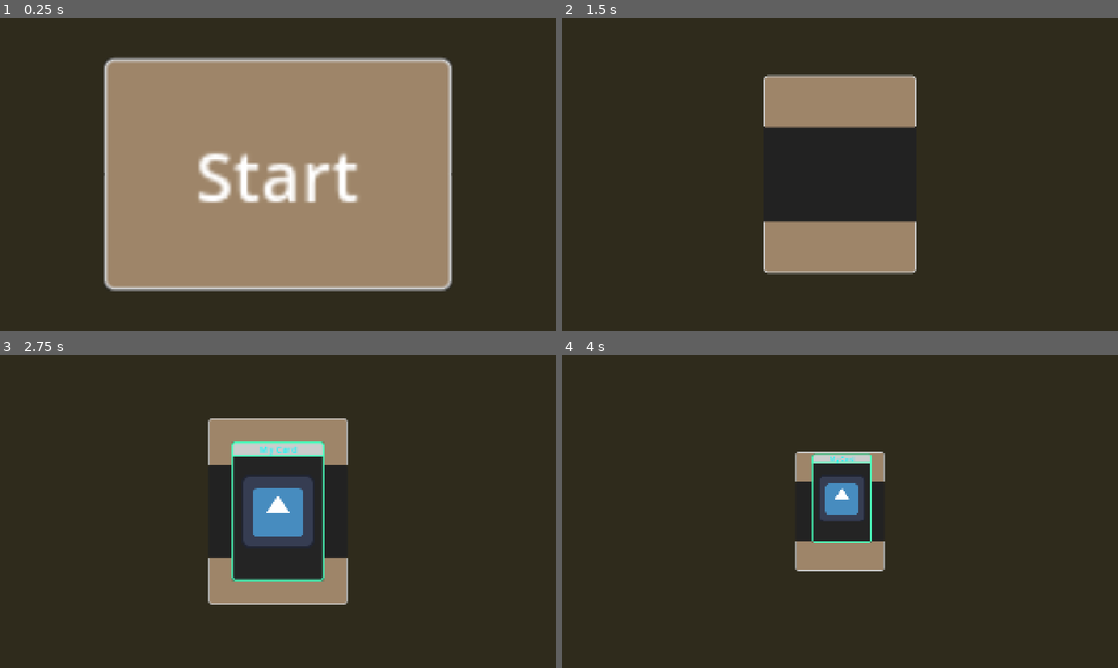
Above: before the commit, frames 1-4 (two rows, left to right).
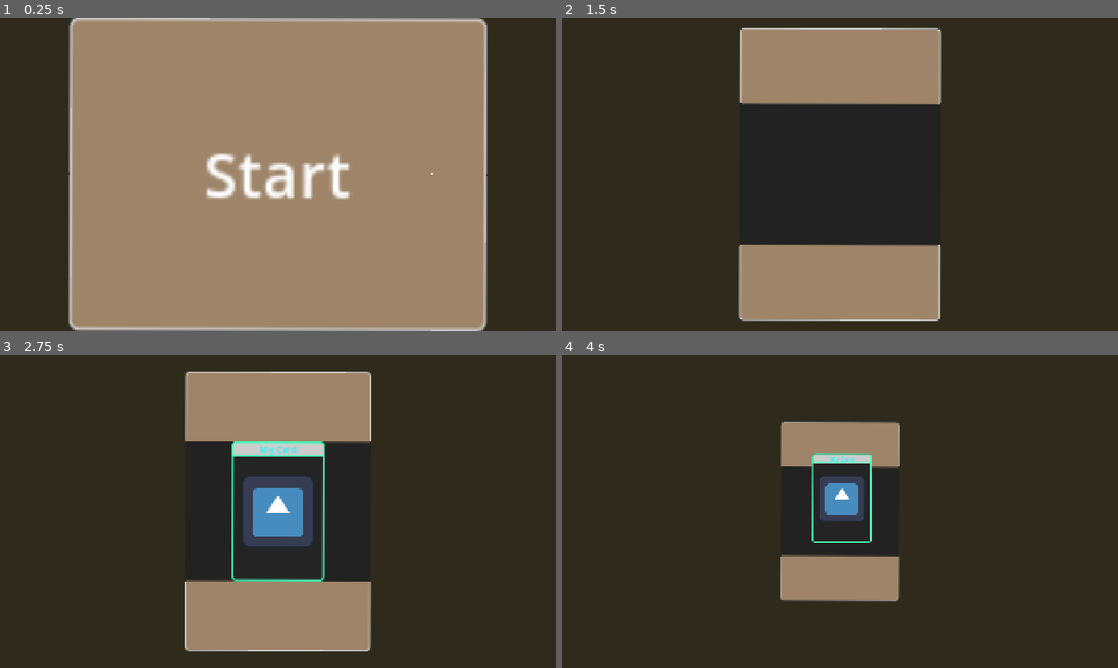
Above: after the commit, the same moments.

Repository: qiuyang0521/Missile-Poker
Game: Godot game, scene res://scenes/venue/card_play_scene.tscn
Same seed, same stepped clock (60 frames per second), same inputs: the game is played once before the commit and once after it. The engine's default icon, where the game draws it, is replaced by a stand-in: a white triangle on a blue panel in a dark square.
Inputs (mouse positions are in pixels of both pictures, inside the frame that each line leads up to):
- Up to frame 1 (0.25 s): no input
- Up to frame 2 (1.5 s): click (840, 174) at 0.5 s; move the mouse to (962, 158) at 1.27 s
- Up to frame 3 (2.75 s): click (278, 511) at 2 s
- Up to frame 4 (4 s): click (840, 511) at 2.75 s; tap Enter at 3.5 s; move the mouse to (728, 527) at 3.52 s

The runs differ from the first frame. In frame 1, 34% of the frame differs, in the area x 12-88%, y 0-100%; in frame 2, 17%; in frame 3, 13%; in frame 4, 5.9%.

Commit message:
docs(update):updated animation logic

Diff:
--- /dev/null
+++ b/scenes/cards/control_card.tscn
@@ -0,0 +1,14 @@
+[gd_scene format=3 uid="uid://clvmw8vibk6kd"]
+
+[node name="ControlCard" type="Control"]
+layout_mode = 3
+anchors_preset = 15
+anchor_right = 1.0
+anchor_bottom = 1.0
+grow_horizontal = 2
+grow_vertical = 2
+
+[node name="Panel" type="Panel" parent="."]
+layout_mode = 0
+offset_right = 40.0
+offset_bottom = 40.0
--- a/scenes/cards/start_card.tscn
+++ b/scenes/cards/start_card.tscn
@@ -31,10 +31,10 @@
 anchors_preset = 15
 anchor_right = 1.0
 anchor_bottom = 1.0
-offset_left = -120.0
-offset_top = -80.0
-offset_right = -1800.0
-offset_bottom = -1000.0
+offset_left = -160.0
+offset_top = -120.0
+offset_right = -1760.0
+offset_bottom = -960.0
 grow_horizontal = 2
 grow_vertical = 2
 pivot_offset = Vector2(80, 120)
@@ -42,8 +42,8 @@
 
 [node name="MarginContainer" type="MarginContainer" parent="."]
 layout_mode = 0
-offset_right = 240.0
-offset_bottom = 160.0
+offset_right = 320.0
+offset_bottom = 240.0
 
 [node name="Back" type="Panel" parent="MarginContainer"]
 layout_mode = 2
@@ -52,33 +52,33 @@
 [node name="FrontTop" type="Control" parent="."]
 clip_children = 2
 anchors_preset = 0
-offset_right = 240.0
-offset_bottom = 80.8
+offset_right = 320.0
+offset_bottom = 120.8
 
 [node name="Panel" type="Panel" parent="FrontTop"]
 layout_mode = 0
-offset_right = 240.0
-offset_bottom = 80.8
+offset_right = 320.0
+offset_bottom = 120.8
 theme_override_styles/panel = SubResource("StyleBoxFlat_6x0dp")
 
 [node name="FrontBottom" type="Control" parent="."]
 clip_children = 2
 anchors_preset = 0
-offset_top = 79.2
-offset_right = 240.0
-offset_bottom = 160.0
+offset_top = 119.2
+offset_right = 320.0
+offset_bottom = 240.0
 
 [node name="Panel" type="Panel" parent="FrontBottom"]
 layout_mode = 0
-offset_right = 240.0
-offset_bottom = 80.8
+offset_right = 320.0
+offset_bottom = 120.8
 theme_override_styles/panel = SubResource("StyleBoxFlat_fe25h")
 
 [node name="Label" type="Label" parent="."]
 layout_mode = 0
-offset_top = 46.5
-offset_right = 240.0
-offset_bottom = 113.5
+offset_top = 80.0
+offset_right = 320.0
+offset_bottom = 160.0
 theme_override_font_sizes/font_size = 48
 text = "Start"
 horizontal_alignment = 1
@@ -86,6 +86,6 @@
 
 [node name="Button" type="Button" parent="."]
 layout_mode = 0
-offset_right = 240.0
-offset_bottom = 160.0
+offset_right = 320.0
+offset_bottom = 240.0
 theme = ExtResource("1_kwedl")
--- a/scenes/venue/card_play_scene.tscn
+++ b/scenes/venue/card_play_scene.tscn
@@ -1,13 +1,16 @@
-[gd_scene load_steps=5 format=3 uid="uid://dv7jgi581cbtt"]
+[gd_scene load_steps=6 format=3 uid="uid://dv7jgi581cbtt"]
 
 [ext_resource type="PackedScene" uid="uid://j3eoltmne1yc" path="res://scenes/player/player_card.tscn" id="1_1oia7"]
 [ext_resource type="PackedScene" uid="uid://df7dp2g3a4hl0" path="res://scenes/cards/start_card.tscn" id="2_ofw34"]
 [ext_resource type="PackedScene" uid="uid://dgj22ovamvqbn" path="res://scenes/venue/anchor.tscn" id="3_dn68d"]
+[ext_resource type="Script" path="res://scripts/venue/play_scene_animation.gd" id="4_anim1"]
 
 [sub_resource type="StyleBoxFlat" id="StyleBoxFlat_ofw34"]
 bg_color = Color(0.18431373, 0.16862746, 0.10980392, 1)
 
 [node name="CardPlayScene" type="Node2D"]
+rotation = 0.0030614862
+script = ExtResource("4_anim1")
 
 [node name="BackGround" type="Panel" parent="."]
 offset_left = -960.0
@@ -24,8 +27,8 @@
 
 [node name="StartCard" parent="cards" instance=ExtResource("2_ofw34")]
 layout_mode = 1
-offset_right = 80.0
-offset_bottom = 40.0
+offset_right = 120.0
+offset_bottom = 80.0
 
 [node name="Card" parent="cards" instance=ExtResource("1_1oia7")]
 visible = false
@@ -33,6 +36,12 @@
 offset_right = -125.0
 offset_bottom = -165.0
 pivot_offset = Vector2(85, 125)
+
+[node name="PlayerCard" parent="cards" instance=ExtResource("1_1oia7")]
+visible = false
+layout_mode = 1
+offset_right = -85.0
+offset_bottom = -125.0
 
 [node name="Anchor" parent="." instance=ExtResource("3_dn68d")]
 visible = false
@@ -45,4 +54,4 @@
 grow_vertical = 2
 
 [node name="Camera2D" type="Camera2D" parent="."]
-zoom = Vector2(5, 5)
+zoom = Vector2(4.5, 4.5)
--- /dev/null
+++ b/scenes/venue/start_menu.tscn
@@ -0,0 +1,9 @@
+[gd_scene format=3 uid="uid://b8txi43yp5277"]
+
+[node name="StartMenu" type="Control"]
+layout_mode = 3
+anchors_preset = 15
+anchor_right = 1.0
+anchor_bottom = 1.0
+grow_horizontal = 2
+grow_vertical = 2
--- a/scripts/item/start_card.gd
+++ b/scripts/item/start_card.gd
@@ -1,100 +1,14 @@
 extends Control
 
-const SPLIT_SPEED: float = 1.0  # 裂开动画速度
-const SPLIT_DISTANCE: float = 80.8  # 上下各自移动距离
-const ZOOM_START: float = 5.0  # 镜头初始缩放值
-const ZOOM_END: float = 2.0    # 镜头最终缩放值
-const FADE_IN_SPEED: float = 2.0  # 淡入动画速度
-const ZOOM_CARD_START: float = 2.0  # 卡牌唤醒时镜头起始缩放值
-const ZOOM_CARD_END: float = 1.0   # 卡牌唤醒时镜头最终缩放值
-const ZOOM_CARD_SPEED: float = 1.5  # 卡牌唤醒镜头缩放速度
-
 @onready var label: Label = $Label
-@onready var front_top: Control = $FrontTop
-@onready var front_bottom: Control = $FrontBottom
-@onready var front_top_panel: Control = $FrontTop/Panel
-@onready var front_bottom_panel: Control = $FrontBottom/Panel
 @onready var button: Button = $Button
 
-@onready var camera_2d: Camera2D = $"../../Camera2D"
-@onready var main_card: Control = $"../Card"  # 主场景中的 Card 节点
-
-var is_splitting: bool = false  # 是否正在裂开
-var split_progress: float = 0.0  # 裂开进度 (0.0 ~ 1.0)
-var is_fading_in: bool = false  # 是否正在淡入
-var fade_progress: float = 0.0  # 淡入进度 (0.0 ~ 1.0)
-var is_zooming_out: bool = false  # 是否正在缩放镜头（卡牌唤醒后）
-var zoom_out_progress: float = 0.0  # 镜头缩放进度 (0.0 ~ 1.0)
+signal started  # 按钮按下时发射，通知外部开始动画
 
 func _ready() -> void:
-	# 连接按钮信号
 	button.pressed.connect(_on_button_pressed)
-	# 连接 player_card 的唤醒信号
-	main_card.woke_up.connect(_on_card_woke_up)
 
 func _on_button_pressed() -> void:
-	# 隐藏 Label
 	label.visible = false
 	button.visible = false
-	# 开始裂开动画
-	is_splitting = true
-
-func _process(delta: float) -> void:
-	if is_splitting:
-		_update_split_animation(delta)
-	elif is_fading_in:
-		_update_fade_in_animation(delta)
-	elif is_zooming_out:
-		_update_zoom_out_animation(delta)
-
-func _update_split_animation(delta: float) -> void:
-	# 增加裂开进度
-	split_progress = move_toward(split_progress, 1.0, SPLIT_SPEED * delta)
-
-	# 计算当前移动距离 (0 ~ SPLIT_DISTANCE)
-	var current_offset: float = split_progress * SPLIT_DISTANCE
-
-	# 上半部分的 Panel 向上移动，被 FrontTop 裁剪
-	front_top_panel.position.y = -current_offset
-
-	# 下半部分的 Panel 向下移动，被 FrontBottom 裁剪
-	front_bottom_panel.position.y = current_offset
-
-	# 镜头缩放从 ZOOM_START 渐变到 ZOOM_END
-	var current_zoom: float = lerp(ZOOM_START, ZOOM_END, split_progress)
-	camera_2d.zoom = Vector2(current_zoom, current_zoom)
-
-	# 动画完成
-	if split_progress >= 1.0:
-		is_splitting = false
-		_start_fade_in()
-
-# 开始淡入动画
-func _start_fade_in() -> void:
-	# 显示主 Card 并初始化透明度
-	main_card.visible = true
-	main_card.modulate.a = 0.0
-	is_fading_in = true
-	fade_progress = 0.0
-
-# 更新淡入动画
-func _update_fade_in_animation(delta: float) -> void:
-	fade_progress = move_toward(fade_progress, 1.0, FADE_IN_SPEED * delta)
-	main_card.modulate.a = fade_progress
-
-	if fade_progress >= 1.0:
-		is_fading_in = false
-
-# 卡牌唤醒信号回调
-func _on_card_woke_up() -> void:
-	is_zooming_out = true
-	zoom_out_progress = 0.0
-
-# 更新镜头缩放动画（从 3 到 1）
-func _update_zoom_out_animation(delta: float) -> void:
-	zoom_out_progress = move_toward(zoom_out_progress, 1.0, ZOOM_CARD_SPEED * delta)
-	var current_zoom: float = lerp(ZOOM_CARD_START, ZOOM_CARD_END, zoom_out_progress)
-	camera_2d.zoom = Vector2(current_zoom, current_zoom)
-
-	if zoom_out_progress >= 1.0:
-		is_zooming_out = false
+	started.emit()
--- a/scripts/map/anchor.gd
+++ b/scripts/map/anchor.gd
@@ -56,8 +56,8 @@
 	var parent = get_parent()
 	if parent:
 		for child in parent.get_children():
-			# 匹配原始 Anchor 和克隆的 Anchor_行_列
-			if child.name == "Anchor" or child.name.begins_with("Anchor_"):
+			# 仅匹配克隆体 Anchor_行_列，跳过原始 Anchor 节点（永久隐藏）
+			if child.name.begins_with("Anchor_"):
 				# 确保子节点及其 Panel 都可见
 				child.visible = visible
 				# 递归设置所有子节点的可见性
--- /dev/null
+++ b/scripts/venue/play_scene_animation.gd
@@ -0,0 +1,85 @@
+extends Node2D
+
+const SPLIT_SPEED: float = 1.0       # 裂开动画速度
+const SPLIT_DISTANCE: float = 120.8  # 上下各自移动距离
+const ZOOM_START: float = 4.5        # 开始动画镜头初始缩放
+const ZOOM_END: float = 2.0          # 开始动画镜头最终缩放
+const FADE_IN_SPEED: float = 2.0     # 淡入动画速度
+const ZOOM_CARD_START: float = 2.0   # 卡牌唤醒时镜头起始缩放
+const ZOOM_CARD_END: float = 1.0     # 卡牌唤醒时镜头最终缩放
+const ZOOM_CARD_SPEED: float = 1.5   # 卡牌唤醒镜头缩放速度
+
+@onready var camera_2d: Camera2D = $Camera2D
+@onready var start_card = $cards/StartCard
+@onready var main_card: Control = $cards/Card
+@onready var front_top_panel: Control = $cards/StartCard/FrontTop/Panel
+@onready var front_bottom_panel: Control = $cards/StartCard/FrontBottom/Panel
+
+var is_splitting: bool = false      # 是否正在播放裂开动画
+var split_progress: float = 0.0     # 裂开进度 (0.0 ~ 1.0)
+var is_fading_in: bool = false      # 是否正在播放淡入动画
+var fade_progress: float = 0.0      # 淡入进度 (0.0 ~ 1.0)
+var is_zooming_out: bool = false    # 是否正在播放镜头缩放动画（卡牌唤醒后）
+var zoom_out_progress: float = 0.0  # 镜头缩放进度 (0.0 ~ 1.0)
+
+func _ready() -> void:
+	# 连接 start_card 的开始信号
+	start_card.started.connect(_on_start_card_started)
+	# 连接 player_card 的唤醒信号
+	main_card.woke_up.connect(_on_card_woke_up)
+
+# start_card 按钮按下后触发开始动画
+func _on_start_card_started() -> void:
+	is_splitting = true
+
+func _process(delta: float) -> void:
+	if is_splitting:
+		_update_split_animation(delta)
+	elif is_fading_in:
+		_update_fade_in_animation(delta)
+	elif is_zooming_out:
+		_update_zoom_out_animation(delta)
+
+# 更新裂开动画（含镜头缩放）
+func _update_split_animation(delta: float) -> void:
+	split_progress = move_toward(split_progress, 1.0, SPLIT_SPEED * delta)
+
+	var current_offset: float = split_progress * SPLIT_DISTANCE
+	front_top_panel.position.y = -current_offset
+	front_bottom_panel.position.y = current_offset
+
+	var current_zoom: float = lerp(ZOOM_START, ZOOM_END, split_progress)
+	camera_2d.zoom = Vector2(current_zoom, current_zoom)
+
+	if split_progress >= 1.0:
+		is_splitting = false
+		_start_fade_in()
+
+# 开始淡入动画
+func _start_fade_in() -> void:
+	main_card.visible = true
+	main_card.modulate.a = 0.0
+	is_fading_in = true
+	fade_progress = 0.0
+
+# 更新淡入动画
+func _update_fade_in_animation(delta: float) -> void:
+	fade_progress = move_toward(fade_progress, 1.0, FADE_IN_SPEED * delta)
+	main_card.modulate.a = fade_progress
+
+	if fade_progress >= 1.0:
+		is_fading_in = false
+
+# 卡牌唤醒信号回调，触发镜头缩放
+func _on_card_woke_up() -> void:
+	is_zooming_out = true
+	zoom_out_progress = 0.0
+
+# 更新镜头缩放动画（从 ZOOM_CARD_START 到 ZOOM_CARD_END）
+func _update_zoom_out_animation(delta: float) -> void:
+	zoom_out_progress = move_toward(zoom_out_progress, 1.0, ZOOM_CARD_SPEED * delta)
+	var current_zoom: float = lerp(ZOOM_CARD_START, ZOOM_CARD_END, zoom_out_progress)
+	camera_2d.zoom = Vector2(current_zoom, current_zoom)
+
+	if zoom_out_progress >= 1.0:
+		is_zooming_out = false
Not shown, added: scripts/venue/play_scene_animation.gd.uid
